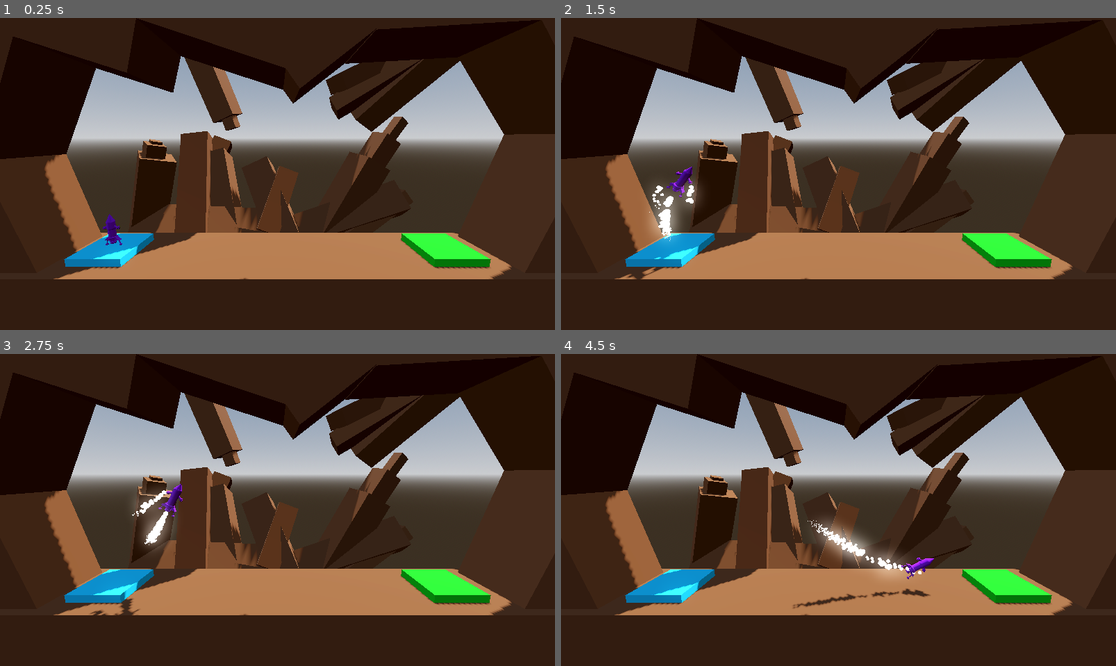
Above: before the commit, frames 1-4 (two rows, left to right).
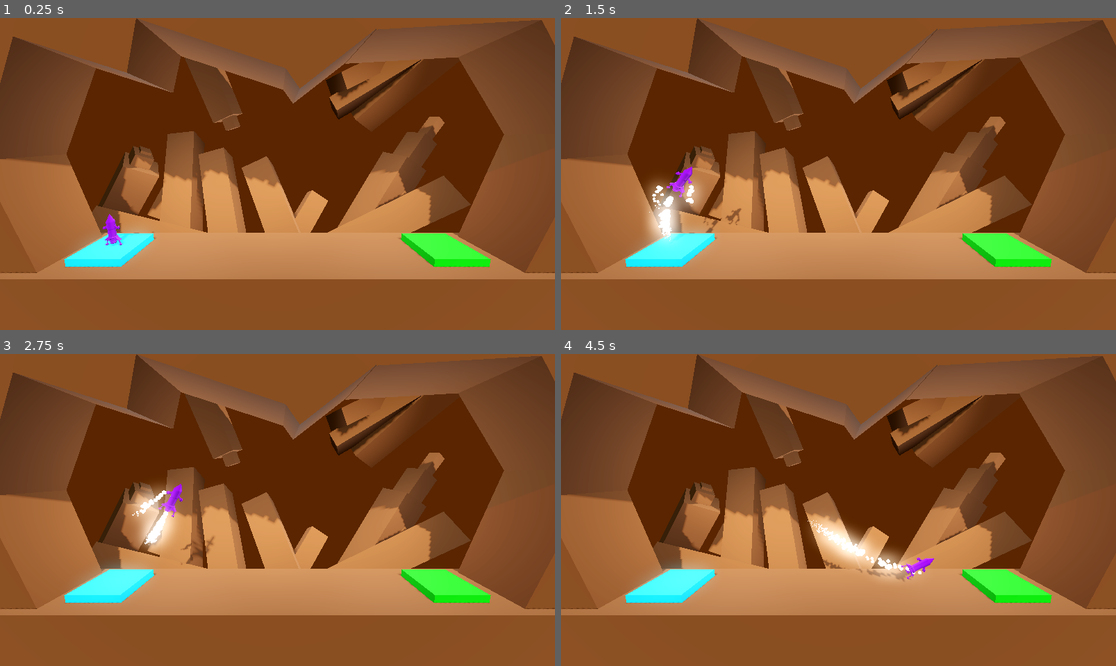
Above: after the commit, the same moments.

Repository: FabioAVSilva/projectboost
Game: Godot game, scene res://Level/level.tscn
Two runs of this game, one before a commit and one after it. Both use one fixed random seed, a clock stepped at 60 frames per second and the inputs below.
Inputs:
- Up to frame 1 (0.25 s): no input
- Up to frame 2 (1.5 s): tap Enter at 0.5 s; hold D (rotate_right) 0.53-1.28 s; hold Space (boost) 0.53-1.28 s; hold A (rotate_left) from 1.28 s (still down); tap Space (boost) at 1.35 s
- Up to frame 3 (2.75 s): release A (rotate_left) at 2.03 s; hold D (rotate_right) from 2.03 s (still down); hold Space (boost) from 2.03 s (still down)
- Up to frame 4 (4.5 s): release Space (boost) at 2.78 s; tap Space (boost) at 2.85, 4.35 s; release D (rotate_right) at 3.53 s; hold Space (boost) 3.53-4.28 s; hold A (rotate_left) from 3.53 s (still down)

The runs differ from the first frame. In frame 1, 90% of the frame differs, in the area x 0-100%, y 0-100%; in frame 2, 90%; in frame 3, 90%; in frame 4, 90%.

Commit message:
Improved Lighting
Modified the existing WorldEnvironment and DirectionalLight3d and added them to the Background scene
Added Omnilights to the Background scene

Diff:
--- a/Level/level.tscn
+++ b/Level/level.tscn
@@ -1,21 +1,8 @@
-[gd_scene load_steps=9 format=3 uid="uid://ibcbv4ejjhmj"]
+[gd_scene load_steps=6 format=3 uid="uid://ibcbv4ejjhmj"]
 
 [ext_resource type="PackedScene" uid="uid://cf6yi2c1pv6s0" path="res://player.tscn" id="1_o6mkr"]
 [ext_resource type="Script" uid="uid://b182xv6hkjnqs" path="res://Level/landing_pad.gd" id="1_qmtf6"]
 [ext_resource type="PackedScene" uid="uid://d2dmi554umfou" path="res://background.tscn" id="1_uawph"]
-
-[sub_resource type="ProceduralSkyMaterial" id="ProceduralSkyMaterial_5xgho"]
-sky_horizon_color = Color(0.662243, 0.671743, 0.686743, 1)
-ground_horizon_color = Color(0.662243, 0.671743, 0.686743, 1)
-
-[sub_resource type="Sky" id="Sky_u52ul"]
-sky_material = SubResource("ProceduralSkyMaterial_5xgho")
-
-[sub_resource type="Environment" id="Environment_vonw3"]
-background_mode = 2
-sky = SubResource("Sky_u52ul")
-tonemap_mode = 2
-glow_enabled = true
 
 [sub_resource type="StandardMaterial3D" id="StandardMaterial3D_u52ul"]
 albedo_color = Color(0.0823529, 0.733333, 0.972549, 1)
@@ -24,13 +11,6 @@
 albedo_color = Color(0, 0.744571, 3.85046e-07, 1)
 
 [node name="Level" type="Node3D"]
-
-[node name="WorldEnvironment" type="WorldEnvironment" parent="."]
-environment = SubResource("Environment_vonw3")
-
-[node name="DirectionalLight3D" type="DirectionalLight3D" parent="."]
-transform = Transform3D(-0.866023, -0.433016, 0.250001, 0, 0.499998, 0.866027, -0.500003, 0.749999, -0.43301, 0, 0, 0)
-shadow_enabled = true
 
 [node name="Floor" parent="." instance=ExtResource("1_uawph")]
 transform = Transform3D(1, 0, 0, 0, 1, 0, 0, 0, 1, 0, -4, 0)
--- a/Level/level_2.tscn
+++ b/Level/level_2.tscn
@@ -1,21 +1,8 @@
-[gd_scene load_steps=10 format=3 uid="uid://begpl7a2c5c68"]
+[gd_scene load_steps=7 format=3 uid="uid://begpl7a2c5c68"]
 
 [ext_resource type="Script" uid="uid://b182xv6hkjnqs" path="res://Level/landing_pad.gd" id="1_rjurc"]
 [ext_resource type="PackedScene" uid="uid://cf6yi2c1pv6s0" path="res://player.tscn" id="2_mpmgm"]
 [ext_resource type="PackedScene" uid="uid://d2dmi554umfou" path="res://background.tscn" id="3_mpmgm"]
-
-[sub_resource type="ProceduralSkyMaterial" id="ProceduralSkyMaterial_5xgho"]
-sky_horizon_color = Color(0.662243, 0.671743, 0.686743, 1)
-ground_horizon_color = Color(0.662243, 0.671743, 0.686743, 1)
-
-[sub_resource type="Sky" id="Sky_u52ul"]
-sky_material = SubResource("ProceduralSkyMaterial_5xgho")
-
-[sub_resource type="Environment" id="Environment_vonw3"]
-background_mode = 2
-sky = SubResource("Sky_u52ul")
-tonemap_mode = 2
-glow_enabled = true
 
 [sub_resource type="StandardMaterial3D" id="StandardMaterial3D_rjurc"]
 albedo_color = Color(0.9, 0, 0.0149998, 1)
@@ -27,13 +14,6 @@
 albedo_color = Color(0, 0.744571, 3.85046e-07, 1)
 
 [node name="Level" type="Node3D"]
-
-[node name="WorldEnvironment" type="WorldEnvironment" parent="."]
-environment = SubResource("Environment_vonw3")
-
-[node name="DirectionalLight3D" type="DirectionalLight3D" parent="."]
-transform = Transform3D(-0.866023, -0.433016, 0.250001, 0, 0.499998, 0.866027, -0.500003, 0.749999, -0.43301, 0, 0, 0)
-shadow_enabled = true
 
 [node name="Obstacle" type="CSGBox3D" parent="." groups=["Hazard"]]
 transform = Transform3D(-4.37114e-08, 1, 0, -1, -4.37114e-08, 0, 0, 0, 1, 0, 2.35793, 0)
--- a/Level/level_3.tscn
+++ b/Level/level_3.tscn
@@ -1,21 +1,8 @@
-[gd_scene load_steps=10 format=3 uid="uid://nx7ciypdp8jp"]
+[gd_scene load_steps=7 format=3 uid="uid://nx7ciypdp8jp"]
 
 [ext_resource type="Script" uid="uid://b182xv6hkjnqs" path="res://Level/landing_pad.gd" id="1_0ra4b"]
 [ext_resource type="PackedScene" uid="uid://cf6yi2c1pv6s0" path="res://player.tscn" id="2_77kxn"]
 [ext_resource type="PackedScene" uid="uid://d2dmi554umfou" path="res://background.tscn" id="3_77kxn"]
-
-[sub_resource type="ProceduralSkyMaterial" id="ProceduralSkyMaterial_5xgho"]
-sky_horizon_color = Color(0.662243, 0.671743, 0.686743, 1)
-ground_horizon_color = Color(0.662243, 0.671743, 0.686743, 1)
-
-[sub_resource type="Sky" id="Sky_u52ul"]
-sky_material = SubResource("ProceduralSkyMaterial_5xgho")
-
-[sub_resource type="Environment" id="Environment_vonw3"]
-background_mode = 2
-sky = SubResource("Sky_u52ul")
-tonemap_mode = 2
-glow_enabled = true
 
 [sub_resource type="StandardMaterial3D" id="StandardMaterial3D_rjurc"]
 albedo_color = Color(0.9, 0, 0.0149998, 1)
@@ -27,13 +14,6 @@
 albedo_color = Color(0, 0.744571, 3.85046e-07, 1)
 
 [node name="Level" type="Node3D"]
-
-[node name="WorldEnvironment" type="WorldEnvironment" parent="."]
-environment = SubResource("Environment_vonw3")
-
-[node name="DirectionalLight3D" type="DirectionalLight3D" parent="."]
-transform = Transform3D(-0.866023, -0.433016, 0.250001, 0, 0.499998, 0.866027, -0.500003, 0.749999, -0.43301, 0, 0, 0)
-shadow_enabled = true
 
 [node name="Obstacle" type="CSGBox3D" parent="." groups=["Hazard"]]
 transform = Transform3D(1, 0, 0, 0, 1, 0, 0, 0, 1, 0, 8.34267, 0)
--- a/Level/level_4.tscn
+++ b/Level/level_4.tscn
@@ -1,22 +1,9 @@
-[gd_scene load_steps=10 format=3 uid="uid://cvv1t5nl03t6l"]
+[gd_scene load_steps=7 format=3 uid="uid://cvv1t5nl03t6l"]
 
 [ext_resource type="Script" uid="uid://b182xv6hkjnqs" path="res://Level/landing_pad.gd" id="1_peyg1"]
 [ext_resource type="PackedScene" uid="uid://cf6yi2c1pv6s0" path="res://player.tscn" id="2_ncm42"]
 [ext_resource type="PackedScene" uid="uid://g8mppd1n6hwj" path="res://moving_hazard.tscn" id="3_ncm42"]
 [ext_resource type="PackedScene" uid="uid://d2dmi554umfou" path="res://background.tscn" id="4_to4kk"]
-
-[sub_resource type="ProceduralSkyMaterial" id="ProceduralSkyMaterial_5xgho"]
-sky_horizon_color = Color(0.662243, 0.671743, 0.686743, 1)
-ground_horizon_color = Color(0.662243, 0.671743, 0.686743, 1)
-
-[sub_resource type="Sky" id="Sky_u52ul"]
-sky_material = SubResource("ProceduralSkyMaterial_5xgho")
-
-[sub_resource type="Environment" id="Environment_vonw3"]
-background_mode = 2
-sky = SubResource("Sky_u52ul")
-tonemap_mode = 2
-glow_enabled = true
 
 [sub_resource type="StandardMaterial3D" id="StandardMaterial3D_u52ul"]
 albedo_color = Color(0.0823529, 0.733333, 0.972549, 1)
@@ -25,13 +12,6 @@
 albedo_color = Color(0, 0.744571, 3.85046e-07, 1)
 
 [node name="Level" type="Node3D"]
-
-[node name="WorldEnvironment" type="WorldEnvironment" parent="."]
-environment = SubResource("Environment_vonw3")
-
-[node name="DirectionalLight3D" type="DirectionalLight3D" parent="."]
-transform = Transform3D(-0.866023, -0.433016, 0.250001, 0, 0.499998, 0.866027, -0.500003, 0.749999, -0.43301, 0, 0, 0)
-shadow_enabled = true
 
 [node name="LaunchPad" type="CSGBox3D" parent="."]
 transform = Transform3D(1, 0, 0, 0, 1, 0, 0, 0, 1, -10, 0.2, 0)
--- a/background.tscn
+++ b/background.tscn
@@ -1,7 +1,22 @@
-[gd_scene load_steps=2 format=3 uid="uid://d2dmi554umfou"]
+[gd_scene load_steps=5 format=3 uid="uid://d2dmi554umfou"]
 
 [sub_resource type="StandardMaterial3D" id="StandardMaterial3D_5xgho"]
 albedo_color = Color(0.388235, 0.227451, 0.105882, 1)
+
+[sub_resource type="ProceduralSkyMaterial" id="ProceduralSkyMaterial_po0nb"]
+sky_horizon_color = Color(0.662243, 0.671743, 0.686743, 1)
+ground_horizon_color = Color(0.662243, 0.671743, 0.686743, 1)
+
+[sub_resource type="Sky" id="Sky_u52ul"]
+sky_material = SubResource("ProceduralSkyMaterial_po0nb")
+
+[sub_resource type="Environment" id="Environment_oabld"]
+background_mode = 1
+background_color = Color(0.07, 0.033425, 0.0035, 1)
+sky = SubResource("Sky_u52ul")
+ambient_light_source = 3
+tonemap_mode = 2
+glow_enabled = true
 
 [node name="Floor" type="CSGBox3D" groups=["Hazard"]]
 use_collision = true
@@ -54,12 +69,12 @@
 material = SubResource("StandardMaterial3D_5xgho")
 
 [node name="Background2" type="CSGBox3D" parent="."]
-transform = Transform3D(0.994416, -0.0927654, -0.0503214, 0.105535, 0.874092, 0.474158, 1.01118e-09, -0.476821, 0.879, -8.38287, 2.92343, -8.67628)
+transform = Transform3D(0.994416, -0.0927654, -0.0503214, 0.105535, 0.874092, 0.474158, 1.01118e-09, -0.476821, 0.879, -9.86999, 2.92343, -8.67628)
 size = Vector3(3, 18, 3)
 material = SubResource("StandardMaterial3D_5xgho")
 
 [node name="Background3" type="CSGBox3D" parent="."]
-transform = Transform3D(0.83997, 0.476974, 0.258739, -0.470463, 0.87774, -0.0907636, -0.270397, -0.0454881, 0.961674, 6.16228, 2.92343, -8.67628)
+transform = Transform3D(0.83997, 0.476974, 0.258739, -0.470463, 0.87774, -0.0907636, -0.270397, -0.0454881, 0.961674, 9.66613, 2.92343, -8.67628)
 size = Vector3(3, 13, 3)
 material = SubResource("StandardMaterial3D_5xgho")
 
@@ -84,13 +99,53 @@
 material = SubResource("StandardMaterial3D_5xgho")
 
 [node name="Background8" type="CSGBox3D" parent="."]
-transform = Transform3D(0.819868, 0.512743, 0.254778, -0.504681, 0.857336, -0.10135, -0.270397, -0.0454881, 0.961674, 7.46007, 5.35921, -8.67628)
+transform = Transform3D(0.819868, 0.512743, 0.254778, -0.504681, 0.857336, -0.10135, -0.270397, -0.0454881, 0.961674, 10.9639, 5.35921, -8.67628)
 size = Vector3(2, 13, 2)
 material = SubResource("StandardMaterial3D_5xgho")
 
 [node name="Background9" type="CSGBox3D" parent="."]
-transform = Transform3D(0.790388, 0.559844, 0.248717, -0.549701, 0.827348, -0.115427, -0.270397, -0.0454881, 0.961674, 8.43617, 7.27814, -8.67628)
+transform = Transform3D(0.790388, 0.559844, 0.248717, -0.549701, 0.827348, -0.115427, -0.270397, -0.0454881, 0.961674, 11.94, 7.27814, -8.67628)
 size = Vector3(1, 13, 1)
+material = SubResource("StandardMaterial3D_5xgho")
+
+[node name="Background10" type="CSGBox3D" parent="."]
+transform = Transform3D(0.826784, 0.535219, 0.173115, -0.555962, 0.730632, 0.396337, 0.085644, -0.423931, 0.901636, 2.75831, 1.87581, -9.52393)
+size = Vector3(2.13, 6.67, 1.855)
+material = SubResource("StandardMaterial3D_5xgho")
+
+[node name="Background11" type="CSGBox3D" parent="."]
+transform = Transform3D(0.933537, 0.315106, 0.170932, -0.358482, 0.820579, 0.44513, 1.01118e-09, -0.476821, 0.879, -12.5883, 4.45049, -12.3396)
+size = Vector3(2.13, 6.67, 1.855)
+material = SubResource("StandardMaterial3D_5xgho")
+
+[node name="Background12" type="CSGBox3D" parent="."]
+transform = Transform3D(0.376919, 0.869737, -0.318574, -0.714995, 0.49185, 0.496855, 0.588824, 0.0405046, 0.807245, 10.3024, 2.56522, -7.03258)
+size = Vector3(3, 13, 3)
+material = SubResource("StandardMaterial3D_5xgho")
+
+[node name="Background13" type="CSGBox3D" parent="."]
+transform = Transform3D(0.600954, 0.798041, 0.0445681, -0.797058, 0.59419, 0.107872, 0.0596047, -0.10035, 0.993165, 8.43617, 2.11351, -7.58284)
+size = Vector3(1.47, 10.73, 1.245)
+material = SubResource("StandardMaterial3D_5xgho")
+
+[node name="Background14" type="CSGBox3D" parent="."]
+transform = Transform3D(0.209611, -0.957557, -0.197861, 0.560424, 0.283474, -0.778182, 0.801241, 0.0522296, 0.596057, -10.0133, 1.30677, -5.93768)
+size = Vector3(3, 13, 3)
+material = SubResource("StandardMaterial3D_5xgho")
+
+[node name="Background15" type="CSGBox3D" parent="."]
+transform = Transform3D(0.470843, 0.559669, -0.681966, -0.369214, 0.827069, 0.423838, 0.801241, 0.0522296, 0.596057, -16.9374, 2.97324, -8.67628)
+size = Vector3(3, 13, 3)
+material = SubResource("StandardMaterial3D_5xgho")
+
+[node name="Background16" type="CSGBox3D" parent="."]
+transform = Transform3D(0.558337, 0.542778, -0.627417, -0.384131, 0.839462, 0.384381, 0.735325, 0.0263961, 0.6772, -16.2677, 4.28391, -8.3538)
+size = Vector3(1.85303, 12.3604, 1.60901)
+material = SubResource("StandardMaterial3D_5xgho")
+
+[node name="Background17" type="CSGBox3D" parent="."]
+transform = Transform3D(0.558337, 0.542778, -0.627417, -0.384131, 0.839462, 0.384381, 0.735325, 0.0263961, 0.6772, -16.2164, 4.57652, -8.61733)
+size = Vector3(1.06628, 12.3604, 0.910919)
 material = SubResource("StandardMaterial3D_5xgho")
 
 [node name="Background18" type="CSGBox3D" parent="."]
@@ -103,42 +158,25 @@
 size = Vector3(1, 12.1211, 1)
 material = SubResource("StandardMaterial3D_5xgho")
 
-[node name="Background10" type="CSGBox3D" parent="."]
-transform = Transform3D(0.933537, 0.315106, 0.170932, -0.358482, 0.820579, 0.44513, 1.01118e-09, -0.476821, 0.879, 0, 4.53286, -8.67628)
-size = Vector3(2.13, 6.67, 1.855)
-material = SubResource("StandardMaterial3D_5xgho")
+[node name="DirectionalLight3D" type="DirectionalLight3D" parent="."]
+transform = Transform3D(-0.864881, -0.484032, 0.133022, 0.46899, -0.684678, 0.55791, -0.178969, 0.544912, 0.819171, 0, 6.15185, 5.95724)
+light_energy = 0.5
+shadow_enabled = true
 
-[node name="Background11" type="CSGBox3D" parent="."]
-transform = Transform3D(0.933537, 0.315106, 0.170932, -0.358482, 0.820579, 0.44513, 1.01118e-09, -0.476821, 0.879, -7.71248, 7.70854, -12.3396)
-size = Vector3(2.13, 6.67, 1.855)
-material = SubResource("StandardMaterial3D_5xgho")
+[node name="WorldEnvironment" type="WorldEnvironment" parent="."]
+environment = SubResource("Environment_oabld")
 
-[node name="Background12" type="CSGBox3D" parent="."]
-transform = Transform3D(0.265458, 0.93365, -0.240478, -0.763425, 0.355889, 0.539003, 0.588824, 0.0405046, 0.807245, 6.16228, 2.56522, -8.67628)
-size = Vector3(3, 13, 3)
-material = SubResource("StandardMaterial3D_5xgho")
+[node name="OmniLight3D" type="OmniLight3D" parent="."]
+transform = Transform3D(1, 0, 0, 0, 1, 0, 0, 0, 1, 0, 8.7597, -5.06202)
+omni_range = 15.0
+omni_attenuation = 0.0
 
-[node name="Background13" type="CSGBox3D" parent="."]
-transform = Transform3D(0.600954, 0.798041, 0.0445681, -0.797058, 0.59419, 0.107872, 0.0596047, -0.10035, 0.993165, 8.43617, 2.11351, -7.58284)
-size = Vector3(1.47, 10.73, 1.245)
-material = SubResource("StandardMaterial3D_5xgho")
+[node name="OmniLight3D2" type="OmniLight3D" parent="."]
+transform = Transform3D(1, 0, 0, 0, 1, 0, 0, 0, 1, -9.82038, 8.7597, -5.06202)
+omni_range = 15.0
+omni_attenuation = 0.0
 
-[node name="Background14" type="CSGBox3D" parent="."]
-transform = Transform3D(0.0805823, -0.996527, -0.0210011, 0.59289, 0.0648586, -0.802667, 0.801241, 0.0522296, 0.596057, -7.64052, 2.00702, -8.67628)
-size = Vector3(3, 13, 3)
-material = SubResource("StandardMaterial3D_5xgho")
-
-[node name="Background15" type="CSGBox3D" parent="."]
-transform = Transform3D(0.565039, 0.26166, -0.782474, -0.196833, 0.963746, 0.180141, 0.801241, 0.0522296, 0.596057, -13.4393, 2.87546, -8.67628)
-size = Vector3(3, 13, 3)
-material = SubResource("StandardMaterial3D_5xgho")
-
-[node name="Background16" type="CSGBox3D" parent="."]
-transform = Transform3D(0.652648, 0.241666, -0.718086, -0.182611, 0.970001, 0.160476, 0.735325, 0.0263961, 0.6772, -13.2301, 4.33239, -8.3538)
-size = Vector3(1.85303, 12.3604, 1.60901)
-material = SubResource("StandardMaterial3D_5xgho")
-
-[node name="Background17" type="CSGBox3D" parent="."]
-transform = Transform3D(0.652648, 0.241666, -0.718086, -0.182611, 0.970001, 0.160476, 0.735325, 0.0263961, 0.6772, -13.2764, 4.62582, -8.61733)
-size = Vector3(1.06628, 12.3604, 0.910919)
-material = SubResource("StandardMaterial3D_5xgho")
+[node name="OmniLight3D3" type="OmniLight3D" parent="."]
+transform = Transform3D(1, 0, 0, 0, 1, 0, 0, 0, 1, 10.2227, 8.7597, -5.06202)
+omni_range = 15.0
+omni_attenuation = 0.0
